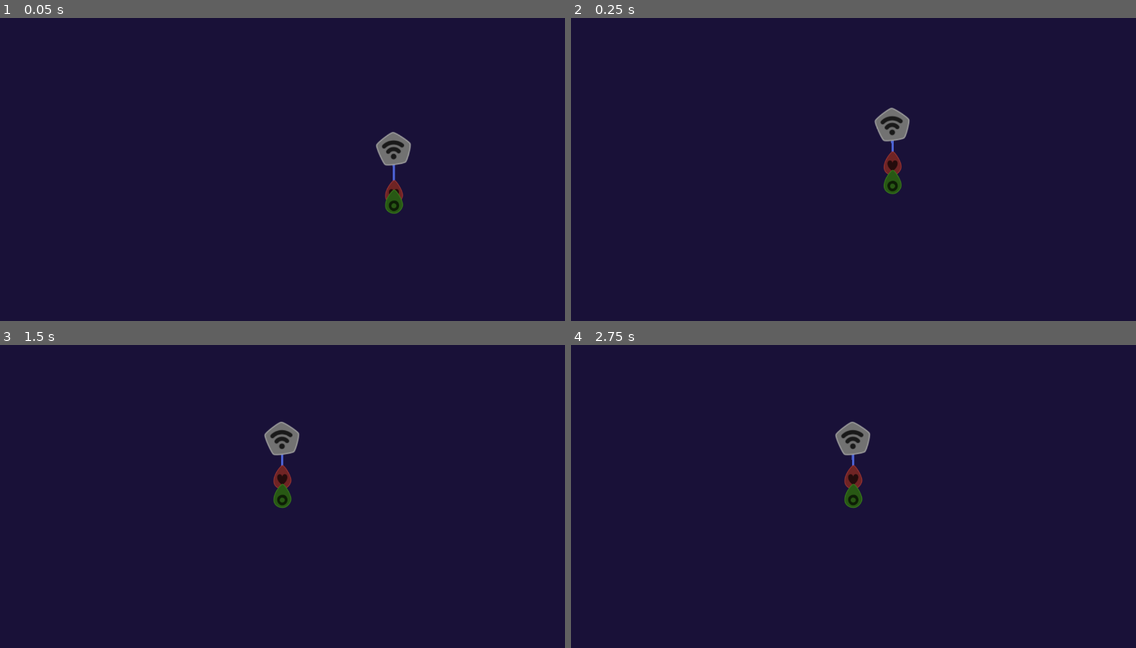
Above: before the commit, frames 1-4 (two rows, left to right).
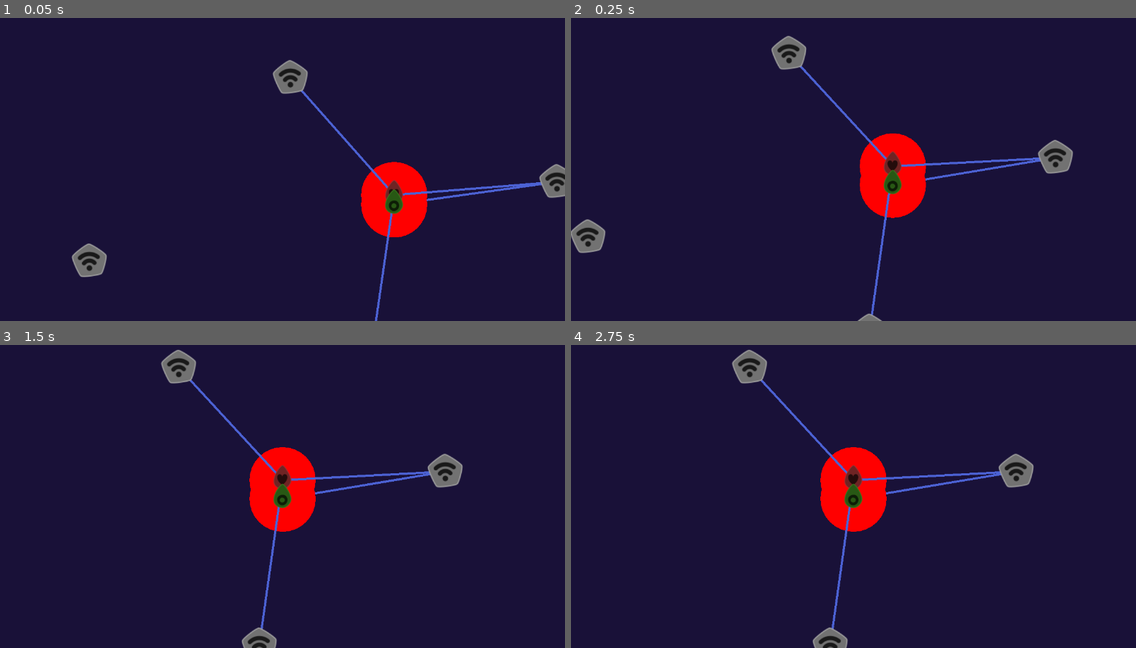
Above: after the commit, the same moments.

Repository: jacobabarbary/BooleanCircuit
Game: Godot game, scene res://level/level_5.tscn
Two runs of this game, one before a commit and one after it. Both use one fixed random seed, a clock stepped at 60 frames per second and the inputs below. This scene is started directly instead of the project's main scene. The engine's default icon, where the game draws it, is replaced by a stand-in: a white triangle on a blue panel in a dark square.
Inputs:
- Up to frame 1 (0.05 s): no input
- Up to frame 2 (0.25 s): no input
- Up to frame 3 (1.5 s): no input
- Up to frame 4 (2.75 s): tap Enter at 2 s

The runs differ from the first frame. In frame 1, 4.6% of the frame differs, in the area x 12-100%, y 13-100%; in frame 2, 5.0%, in the area x 0-89%, y 5-100%; in frame 3, 4.8%; in frame 4, 4.8%.

Commit message:
woring on multi player cam

Diff:
--- a/level/level_5.tscn
+++ b/level/level_5.tscn
@@ -23,7 +23,32 @@
 [node name="Tower" parent="." groups=[
 "PlayerConnections",
 ] instance=ExtResource( 2 )]
-position = Vector2( 776.029, 297.771 )
+position = Vector2( 1241.6, 854.903 )
+
+[node name="Tower2" parent="." groups=[
+"PlayerConnections",
+] instance=ExtResource( 2 )]
+position = Vector2( 224.741, 500.365 )
+
+[node name="Tower3" parent="." groups=[
+"PlayerConnections",
+] instance=ExtResource( 2 )]
+position = Vector2( 1072.13, 356.211 )
+
+[node name="Tower4" parent="." groups=[
+"PlayerConnections",
+] instance=ExtResource( 2 )]
+position = Vector2( 735.121, 671.79 )
+
+[node name="Tower5" parent="." groups=[
+"PlayerConnections",
+] instance=ExtResource( 2 )]
+position = Vector2( 589.02, 167.254 )
+
+[node name="Tower6" parent="." groups=[
+"PlayerConnections",
+] instance=ExtResource( 2 )]
+position = Vector2( 1044.86, -111.312 )
 
 [node name="SpawnPoints" type="Node2D" parent="."]
 script = ExtResource( 3 )
--- a/main/global.gd
+++ b/main/global.gd
@@ -11,7 +11,7 @@
 		'PLAYER' : 'res://agents/player/Player.tscn'
 	}
 
-var lvl_num = 1
+var lvl_num = 5
 var current_scene = null
 
 
--- a/project.godot
+++ b/project.godot
@@ -90,7 +90,7 @@
 player1={
 "deadzone": 0.5,
 "events": [ Object(InputEventKey,"resource_local_to_scene":false,"resource_name":"","device":0,"alt":false,"shift":false,"control":false,"meta":false,"command":false,"pressed":false,"scancode":16777233,"unicode":0,"echo":false,"script":null)
-, Object(InputEventJoypadButton,"resource_local_to_scene":false,"resource_name":"","device":0,"button_index":0,"pressure":0.0,"pressed":false,"script":null)
+, Object(InputEventJoypadButton,"resource_local_to_scene":false,"resource_name":"","device":0,"button_index":1,"pressure":0.0,"pressed":false,"script":null)
  ]
 }
 player2={
--- a/shared/Camera.gd
+++ b/shared/Camera.gd
@@ -1,39 +1,68 @@
 extends Node2D
 
 const MIN_ZOOM = 0.8
+
 const ZOOM_SCALE_OFFSET = 0.002
 
+const ZOOM_RATIO = Vector2(0, 0)
+
 var zoom: float = 1
-var sum: Vector2 = Vector2.ZERO
+
+var center: Vector2 = Vector2.ZERO
+var max_corner: Vector2 = Vector2.ZERO
+var min_corner: Vector2 = Vector2.ZERO
+var boundary_size: Vector2 = Vector2.ZERO
 
 export(Array) var targets: Array
 
 onready var camera = $Camera
 
 
+func _draw():
+
+	for targ in targets:
+		draw_circle(targ.position - position, 60, Color.red)
+
+	draw_circle(max_corner - position, 10, Color.green)
+	draw_circle(min_corner - position, 10, Color.yellow)
+
 func _process(delta):
+	update()
 	if !targets.empty():
+
+		_math()
 		_position()
 		_zoom()
 
-
 func _zoom():
-	zoom = max( MIN_ZOOM , max_target_distance() * ZOOM_SCALE_OFFSET )
+	zoom = get_zoom()
 	camera.zoom = Vector2(zoom, zoom)
 
 func _position():
-	sum.x
-	for targ in targets:
-		sum += targ.position
-
-	position = sum / targets.size()
-
-	sum = Vector2.ZERO
+	position = center
 
 
+func _math():
+	min_corner = center
+	max_corner = center
+	center = Vector2.ZERO
 
-func max_target_distance():
-	return targets.min().position.distance_to(targets.max().position)
+	for targ in targets:
+		center += targ.position
+		max_corner.x = max( targ.position.x, max_corner.x )
+		max_corner.y = max( targ.position.y, max_corner.y )
+		min_corner.x = min( min_corner.x, targ.position.x )
+		min_corner.y = min( min_corner.y, targ.position.y )
+
+	center = center / targets.size()
+
+
+func get_zoom()->float:
+	boundary_size = (max_corner - min_corner)
+#	print(boundary_size)
+	return max( max( boundary_size.x, boundary_size.y
+			) * ZOOM_SCALE_OFFSET , MIN_ZOOM )
+
 
 func set_current(val: bool):
 	camera.current = val
--- a/shared/Camera.tscn
+++ b/shared/Camera.tscn
@@ -1,9 +1,14 @@
-[gd_scene load_steps=2 format=2]
+[gd_scene load_steps=3 format=2]
 
 [ext_resource path="res://shared/Camera.gd" type="Script" id=1]
+[ext_resource path="res://icon.png" type="Texture" id=2]
 
 [node name="Node2D" type="Node2D"]
 script = ExtResource( 1 )
 
 [node name="Camera" type="Camera2D" parent="."]
 smoothing_enabled = true
+
+[node name="Sprite" type="Sprite" parent="."]
+visible = false
+texture = ExtResource( 2 )
